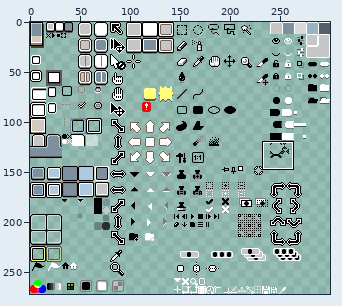
Edited in one commit: sprite sheet (data/themes/default/sheet.png). Above, an overview of the earlier version with the close-up marked.
Close-up. Before the edit:
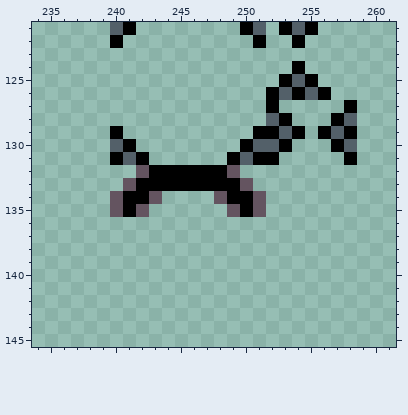
The file is 300x272 pixels. Colours within 5 levels of each other are drawn and written as one. Shown: x 234..261, y 121..145.
And afterwards:
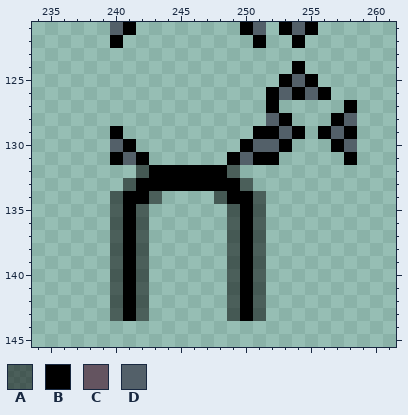
Palette (. is transparent): A #00000080  B #000000  C #645460  D #536069
Changes in this commit:
{"y":132,"x":242,"old":"C","new":"A"}
{"y":132,"x":249,"old":"C","new":"A"}
{"y":133,"x":241,"old":"C","new":"A"}
{"y":133,"x":250,"old":"C","new":"A"}
{"y":134,"x":240,"old":"C","new":"A"}
{"y":134,"x":243,"old":"C","new":"A"}
{"y":134,"x":248,"old":"C","new":"A"}
{"y":134,"x":251,"old":"C","new":"A"}
{"y":135,"x":240,"old":"C","new":"A"}
{"y":135,"x":242,"old":"C","new":"A"}
{"y":135,"x":249,"old":"C","new":"A"}
{"y":135,"x":251,"old":"C","new":"A"}
{"y":136,"x":240,"old":"...","new":"ABA"}
{"y":136,"x":249,"old":"...","new":"ABA"}
{"y":137,"x":240,"old":"...","new":"ABA"}
{"y":137,"x":249,"old":"...","new":"ABA"}
{"y":138,"x":240,"old":"...","new":"ABA"}
{"y":138,"x":249,"old":"...","new":"ABA"}
{"y":139,"x":240,"old":"...","new":"ABA"}
{"y":139,"x":249,"old":"...","new":"ABA"}
{"y":140,"x":240,"old":"...","new":"ABA"}
{"y":140,"x":249,"old":"...","new":"ABA"}
{"y":141,"x":240,"old":"...","new":"ABA"}
{"y":141,"x":249,"old":"...","new":"ABA"}
{"y":142,"x":240,"old":"...","new":"ABA"}
{"y":142,"x":249,"old":"...","new":"ABA"}
{"y":143,"x":240,"old":"...","new":"ABA"}
{"y":143,"x":249,"old":"...","new":"ABA"}
{"label":"changed","picture_box":[110,165,266,321]}
